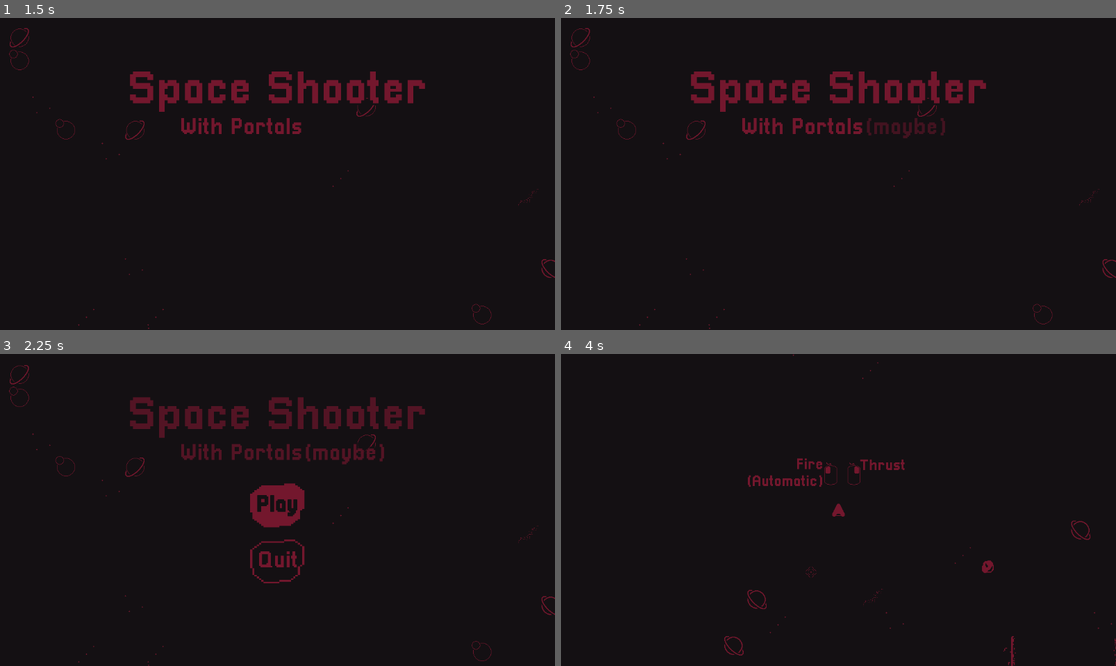
Above: before the commit, frames 1-4 (two rows, left to right).
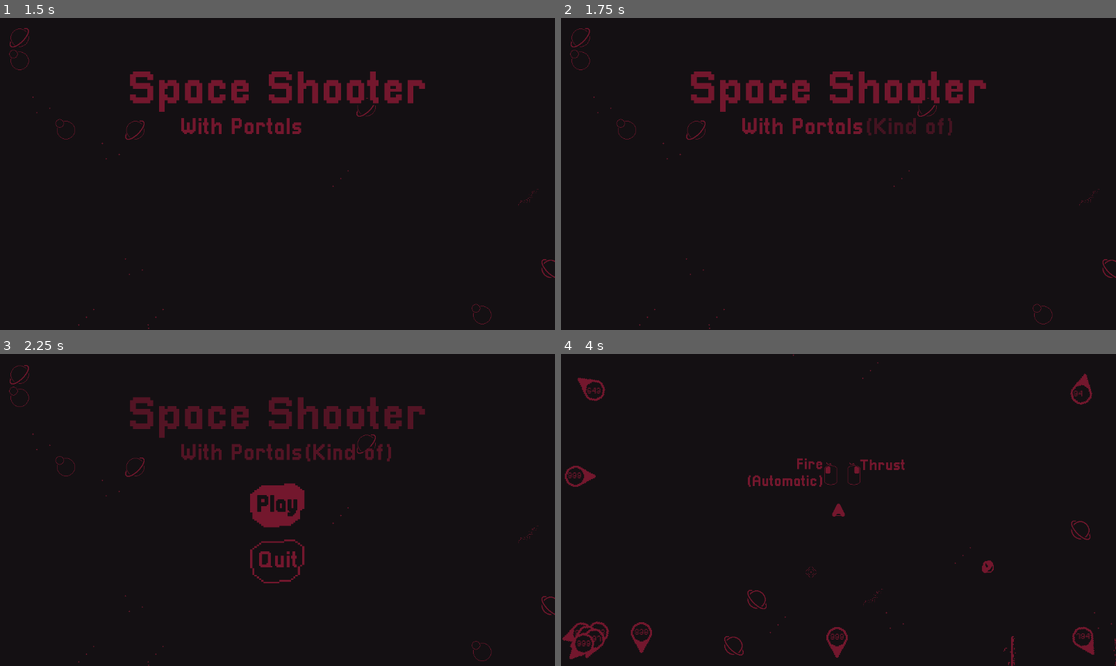
Above: after the commit, the same moments.

Repository: Ali-Wahbi/SpaceShooterWithPortals
Game: Godot game, scene res://MainMenu/main_menu.tscn
Same seed, same stepped clock (60 frames per second), same inputs: the game is played once before the commit and once after it. The engine's default icon, where the game draws it, is replaced by a stand-in: a white triangle on a blue panel in a dark square.
Inputs (mouse positions are in pixels of both pictures, inside the frame that each line leads up to):
- Up to frame 1 (1.5 s): move the mouse to (399, 158) at 0.52 s; press the mouse at (399, 158) at 0.53 s; move the mouse to (166, 189) at 1.27 s; release the mouse at (166, 189) at 1.28 s; right-click (166, 189) at 1.35 s
- Up to frame 2 (1.75 s): no input
- Up to frame 3 (2.25 s): click "Play" at 2 s
- Up to frame 4 (4 s): move the mouse to (894, 441) at 2.77 s; press the mouse at (894, 441) at 2.78 s; tap Enter at 3.5 s; move the mouse to (810, 572) at 3.52 s; release the mouse at (810, 572) at 3.53 s; right-click (810, 572) at 3.6 s

Frame 1 is identical in both runs. In frame 2, 0.4% of the frame differs, in the area x 56-71%, y 32-39%; in frame 3, 0.4%; in frame 4, 1.3%, in the area x 0-97%, y 6-98%.

Commit message:
Rock pointer added

Diff:
--- a/MainMenu/main_menu.tscn
+++ b/MainMenu/main_menu.tscn
@@ -311,7 +311,7 @@
 theme_override_constants/outline_size = 16
 theme_override_fonts/font = ExtResource("3_5de1l")
 theme_override_font_sizes/font_size = 48
-text = "(maybe)"
+text = "(Kind of)"
 
 [node name="CenterContainer" type="CenterContainer" parent="CanvasLayer/Control" unique_id=1256366023]
 layout_mode = 1
--- /dev/null
+++ b/Rocks/RocksPointer.tscn
@@ -0,0 +1,20 @@
+[gd_scene format=3 uid="uid://ceptstw62wh2h"]
+
+[ext_resource type="Texture2D" uid="uid://bcxvqdo85wukp" path="res://Rocks/pointer2.png" id="1_5ioq0"]
+[ext_resource type="Script" uid="uid://7favw4eo8v8o" path="res://Rocks/rockPointer.gd" id="2_j4cyl"]
+[ext_resource type="FontFile" uid="uid://cgqs4b6427ucd" path="res://fonts/PixelifySans-VariableFont_wght.ttf" id="2_ml6dr"]
+
+[node name="PointerV2" type="Sprite2D" unique_id=382244730]
+scale = Vector2(2, 2)
+texture = ExtResource("1_5ioq0")
+script = ExtResource("2_j4cyl")
+
+[node name="Label" type="Label" parent="." unique_id=1052064244]
+offset_left = -7.0
+offset_top = -11.0
+offset_right = 8.0
+pivot_offset_ratio = Vector2(0.5, 0.5)
+theme_override_colors/font_color = Color(0.4509804, 0.09019608, 0.1764706, 1)
+theme_override_fonts/font = ExtResource("2_ml6dr")
+theme_override_font_sizes/font_size = 8
+text = "999"
--- a/Rocks/rock.gd
+++ b/Rocks/rock.gd
@@ -44,6 +44,7 @@
 func destroy():
 	$CollisionShape2D.set_deferred("disabled", true)
 	$Sprite2D.visible = false
+	$PointerV2.modulate.a = 0.0
 	particles.emitting = true
 	await particles.finished
 	call_deferred("queue_free")
--- a/Rocks/rock.tscn
+++ b/Rocks/rock.tscn
@@ -3,6 +3,7 @@
 [ext_resource type="Script" uid="uid://fk13kiih1u4o" path="res://Rocks/rock.gd" id="1_3f8yx"]
 [ext_resource type="Texture2D" uid="uid://bgmj2imjsrajm" path="res://Rocks/Rocks Sheet1.png" id="2_dxx72"]
 [ext_resource type="Texture2D" uid="uid://dh8ib1fxp43ui" path="res://Rocks/RockParticles.png" id="3_dxx72"]
+[ext_resource type="PackedScene" uid="uid://ceptstw62wh2h" path="res://Rocks/RocksPointer.tscn" id="4_pg3p6"]
 
 [sub_resource type="CircleShape2D" id="CircleShape2D_7aw3l"]
 radius = 14.035668
@@ -54,4 +55,8 @@
 explosiveness = 1.0
 process_material = SubResource("ParticleProcessMaterial_8ga1i")
 
+[node name="PointerV2" parent="." unique_id=382244730 instance=ExtResource("4_pg3p6")]
+onScreenOffset = Vector2(5.1, -100)
+ScreenMargin = 75.0
+
 [connection signal="body_entered" from="." to="." method="_on_body_entered"]
--- /dev/null
+++ b/Rocks/rockPointer.gd
@@ -0,0 +1,59 @@
+extends Node2D
+@export var onScreenOffset: Vector2 = Vector2(0.5, -5)
+@export var ScreenMargin: float = 4
+@export var SmoothingSpeed: float = 8
+
+var cameraNode: Camera2D
+var target: Node2D
+var child: Label
+
+var maxDistance = 999
+var minDistance = 0
+
+# Called when the node enters the scene tree for the first time.
+func _ready() -> void:
+	target = get_parent()
+	child = get_child(0)
+	cameraNode = get_viewport().get_camera_2d()
+
+# Called every frame. 'delta' is the elapsed time since the previous frame.
+func _process(delta: float) -> void:
+	if not cameraNode:
+		cameraNode = get_viewport().get_camera_2d()
+		return
+
+	var targetGlobalPos: Vector2 = target.global_position
+	var viewPortDimensions: Vector2 = get_viewport().get_visible_rect().size
+	var screenCoordintaes: Vector2 = (targetGlobalPos - cameraNode.global_position) * cameraNode.zoom + viewPortDimensions * 0.5
+	var screenInsetRect: Rect2 = Rect2(Vector2.ZERO, viewPortDimensions).grow(-ScreenMargin)
+
+	var targetdisplayPos: Vector2
+	var targetdisRotation: float
+
+	var dist = int(global_position.distance_to(targetGlobalPos))
+
+	if screenInsetRect.has_point(screenCoordintaes):
+#		target inside screen
+		visible = false
+		targetdisplayPos = targetGlobalPos + onScreenOffset
+		targetdisRotation = 0.0
+	else:
+#		target outside screen
+		visible = true
+		var clampedX = clamp(screenCoordintaes.x, ScreenMargin, viewPortDimensions.x - ScreenMargin)
+		var clampedy = clamp(screenCoordintaes.y, ScreenMargin, viewPortDimensions.y - ScreenMargin)
+		var clampPos: Vector2 = Vector2(clampedX, clampedy)
+
+		targetdisplayPos = cameraNode.global_position + (clampPos - viewPortDimensions * 0.5) / cameraNode.zoom
+		var vectorToTarget: Vector2 = targetGlobalPos - targetdisplayPos
+		targetdisRotation = vectorToTarget.angle() - PI * 0.5
+
+	global_position = lerp(global_position, targetdisplayPos, delta * SmoothingSpeed)
+	rotation = lerp(rotation, targetdisRotation, delta * SmoothingSpeed)
+	calculateChild(dist)
+
+
+func calculateChild(dist):
+	child.rotation = - rotation
+	dist = clamp(dist, minDistance, maxDistance)
+	child.text = str(dist)
--- a/portal/v2/portals_v_2.tscn
+++ b/portal/v2/portals_v_2.tscn
@@ -253,7 +253,7 @@
 [node name="sideSprite" type="AnimatedSprite2D" parent="." unique_id=343743519]
 sprite_frames = SubResource("SpriteFrames_jukx3")
 animation = &"portalSide2"
-frame_progress = 0.0063822004
+frame_progress = 0.38084084
 
 [node name="collision" type="RigidBody2D" parent="." unique_id=1432478741]
 rotation = 1.5707964
Binary file added: MainMenu/Icon.aseprite
Binary file added: Rocks/pointer1.png
Not shown, added: Rocks/pointer1.png.import
Binary file added: Rocks/pointer2.png
Not shown, added: Rocks/pointer2.png.import
Not shown, added: Rocks/rockPointer.gd.uid
